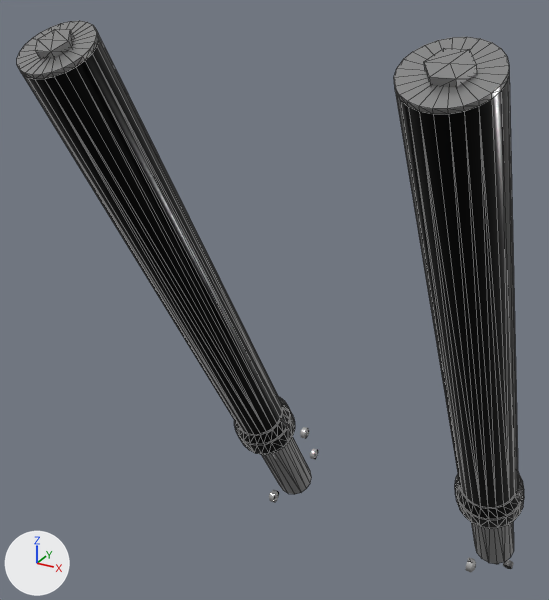
One commit to the glTF model models/Forks_STOCK_BLK_GLSS.glb: the scene before it, then after it.
One viewpoint serves both versions: a 50 mm camera at (0.246, 0.052, 0.531) aimed at (-0.081, 0.647, 0.233). Lighting does not change. The marker at lower left points along +X, +Y and +Z. The older version comes first. Mesh edges are drawn as thin lines on the coarser meshes. Where no turn or scale is listed for an object, it has been applied to the vertices.

In view in the first picture: 'ForkCaps.004', 'ForkTube_R.013', 'ForkTubes.001' and 3 more.
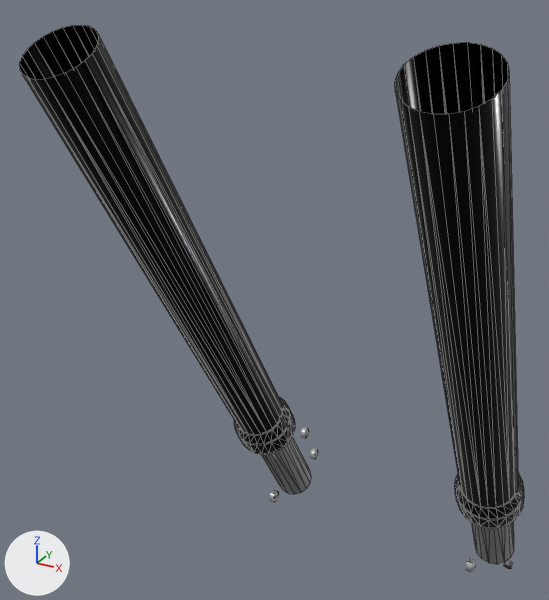
Location of each change, (x1, y1, x2, y2) in pixels of the pictures (549 x 600 px):
'ForkCaps.004', deleted
    before: (17, 21, 509, 114)

What the commit changed:
Object 'ForkCaps.004' (ob_forkcaps_004) is deleted.
